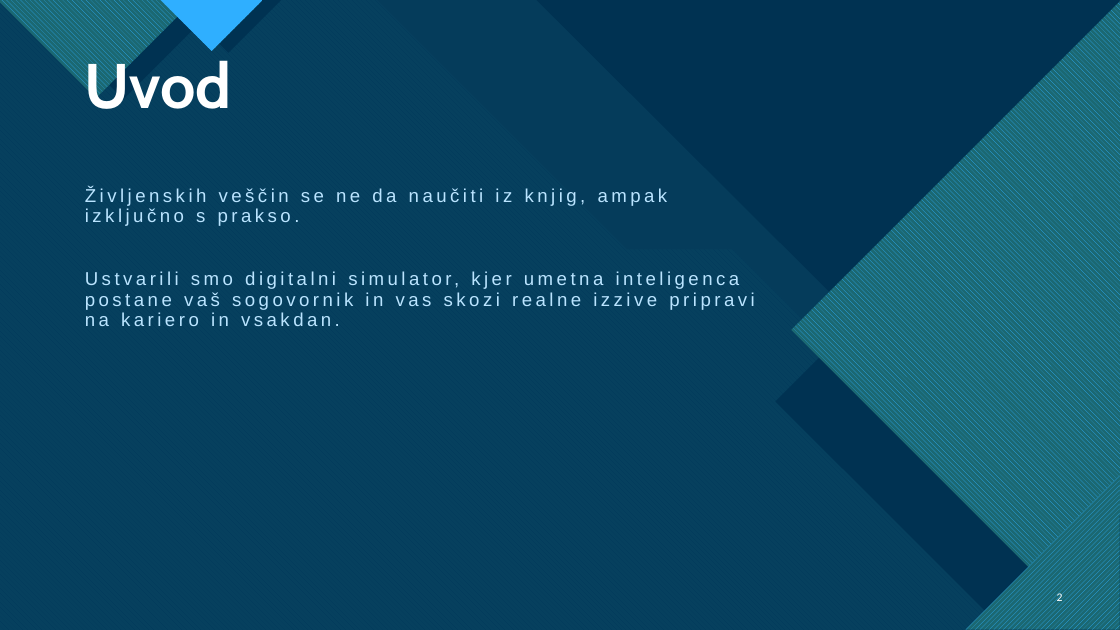
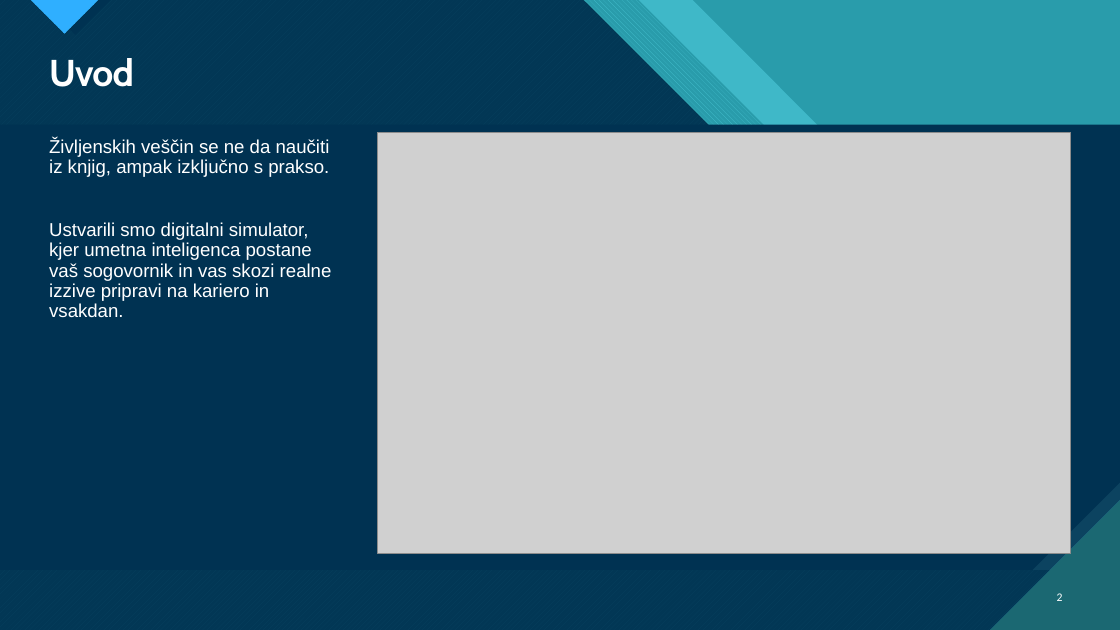
Before and after one commit to Luka-Petek/SkillBoost, a slide deck: slide 2 of skillboost/_PROMOCIJA/Predstavitev/SkillBoostPredstavitev.pptx. Drawn at 1120x630 pixels with LibreOffice and Linux fonts; fonts in the diff are those of the drawing; grey boxes stand for pictures. Boxes give left, top, right and bottom in pixels: in the first picture for what was removed or moved away, otherwise in the second. Text is boxed around its words. In the diff, an @@ line names an element or a change of style, - is before the commit and + after.

```diff
--- a/skillboost/_PROMOCIJA/Predstavitev/SkillBoostPredstavitev.pptx
+++ b/skillboost/_PROMOCIJA/Predstavitev/SkillBoostPredstavitev.pptx
@@ background #FFFFFF to #47C3D3 @@
@@ freeform shape at (0, 0, 1120, 630): outline redrawn @@
@@ rectangle at (0, 0, 1120, 630): fill #0C4360 to #299CAB @@
@@ freeform shape: place and size @@
-freeform shape at (0, 0, 1113, 630)
+freeform shape at (0, 0, 1120, 630)
@@ freeform shape at (0, 0, 1120, 630): fill pattern #0065A4 on #47C3D3 to pattern #47C3D3 on #1B6872 @@
@@ freeform shape removed at (0, 0, 194, 98) @@
@@ rectangle added at (0, 0, 1120, 630), fill #299CAB @@
@@ freeform shape removed at (24, 0, 223, 100) @@
@@ freeform shape: place and size @@
-freeform shape at (160, 0, 264, 51)
+freeform shape at (31, 0, 99, 34)
@@ freeform shape added at (55, 0, 1120, 630), fill pattern #47C3D3 on #299CAB @@
@@ freeform shape removed at (175, 0, 282, 53) @@
@@ right triangle removed at (537, 0, 1120, 581) @@
@@ freeform shape removed at (791, 0, 1120, 630) @@
@@ title "Uvod": place and size @@
-title "Uvod" at (85, 55, 232, 109)
+title "Uvod" at (49, 58, 134, 87)
@@ title "Uvod" at (49, 58, 134, 87): size 54 to 32 pt, letter spacing 0 to -0.7 pt; vertical alignment bottom to top @@
@@ freeform shape removed at (775, 58, 1120, 630) @@
@@ snip rect added at (0, 124, 1120, 570), fill pattern #0C4360 on #1B6872 @@
@@ text "Življenskih veščin se ne da ...": place and size @@
-text "Življenskih veščin se ne da ..." at (85, 187, 754, 326)
+text "Življenskih veščin se ne da ..." at (49, 138, 332, 318)
@@ text "Življenskih veščin se ne da ..." at (49, 138, 332, 318): text colour #BAE4FF to #FFFFFF, letter spacing 3 to 0 pt @@
@@ picture added at (377, 133, 1071, 554) @@
@@ freeform shape removed at (965, 476, 1120, 630) @@
@@ freeform shape at (991, 501, 1120, 630): fill #003352 to pattern #1B6872 on #47C3D3; rotation 45 to 0 degrees; outline redrawn @@
@@ page number at (1057, 593, 1063, 601): more space between paragraphs @@
```
Also in this commit, not shown: 1 other slide changed, 3 other files.
